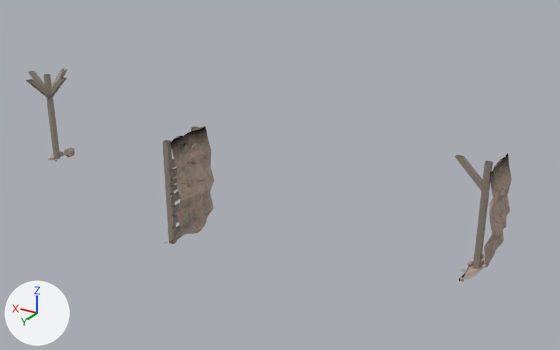
One commit to the Blender file mould-men/Assets/Cave Tileset/cave_minewalls.blend: the scene before it, then after it.
Both versions are drawn from a 50 mm lens placed at (-5.8, 23.1, 13.4), pointed at (8.0, 0.2, 1.9). Arrows for +X, +Y and +Z are at lower left; the lights stay in place. The picture after the commit comes second.

The older version as bpy lines, for what is in view:
```python
me_plane = bpy.data.meshes.new('Plane')
me_plane.from_pydata(...)  # 378 vertices, 560 faces; spans x -1.0..1.0, y -0.72..0.5, z 0.0..4.1
# faces by material slot: [510, 50]
me_plane.materials.append(mat_cavefade)  # picture img_cave_fade_jpg
me_plane.materials.append(mat_wood)  # grey #92887b
me_plane_009 = bpy.data.meshes.new('Plane.009')
me_plane_009.from_pydata(...)  # 385 vertices, 642 faces; spans x -1.0..1.0, y -1.42..0.41, z -0.23..4.13
# faces by material slot: [512, 120, 10]
me_plane_009.materials.append(mat_cavefade)  # picture img_cave_fade_jpg
me_plane_009.materials.append(mat_cave)  # picture img_461223183_jpg_001
me_plane_009.materials.append(mat_wood)  # grey #92887b
me_plane_017 = bpy.data.meshes.new('Plane.017')
me_plane_017.from_pydata(...)  # 112 vertices, 145 faces; spans x -1.12..1.12, y -1.12..1.12, z -0.04..3.98
# faces by material slot: [120, 25]
me_plane_017.materials.append(mat_cave)  # picture img_461223183_jpg_001
me_plane_017.materials.append(mat_wood)  # grey #92887b
ob_basewall_002 = bpy.data.objects.new('basewall.002', me_plane_017)
ob_basewall_002.location = (20.0, 0.0, 0.0)
ob_basewall_002.rotation_euler = (0.0, 0.0, 1.571)  # degrees (0, 0, 90)
_m = ob_basewall_002.modifiers.new('EdgeSplit', 'EDGE_SPLIT')
ob_wallstud = bpy.data.objects.new('wallstud', me_plane_009)
ob_wallstud.location = (0.0, 0.0, 0.0)
ob_wallstud.rotation_euler = (0.0, 0.0, 1.571)  # degrees (0, 0, 90)
_m = ob_wallstud.modifiers.new('EdgeSplit', 'EDGE_SPLIT')
ob_wallwood = bpy.data.objects.new('wallwood', me_plane)
ob_wallwood.location = (10.0, 3.0, 0.0)
ob_wallwood.rotation_euler = (0.0, 0.0, 1.571)  # degrees (0, 0, 90)
_m = ob_wallwood.modifiers.new('EdgeSplit', 'EDGE_SPLIT')
```
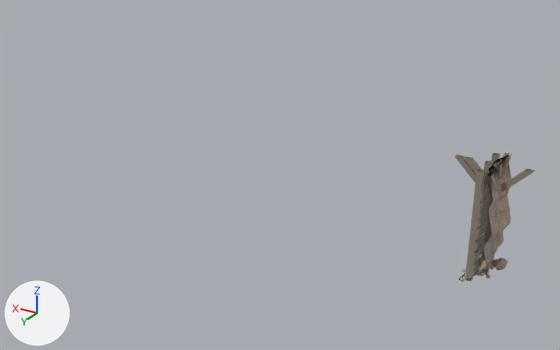
Where the newer file only moved an object's origin or applied its transform, the numbers keep the older frame.

Patch to the scene script:
```diff
--- a/mould-men/Assets/Cave Tileset/cave_minewalls.blend.py
+++ b/mould-men/Assets/Cave Tileset/cave_minewalls.blend.py
@@ me_plane @@
 # used by ob_wallwood; location = (10.0, 3.0, 0.0); rotation_euler = (0.0, 0.0, 1.571), in degrees (0, 0, 90)
-me_plane.from_pydata(...)  # 378 vertices, 560 faces; spans x -1.0..1.0, y -0.72..0.5, z 0.0..4.1
+me_plane.from_pydata(...)  # 378 vertices, 560 faces; spans x -4.0..-2.0, y 9.28..10.5, z 0.0..4.1
+# me_plane part 1: the whole mesh is moved by (-3.0, 10.0, 0.0)
 me_plane.materials.append(mat_cavefade)
@@ me_plane_017_1 @@
+me_plane_017_1.from_pydata(...)  # 112 vertices, 145 faces; spans x -1.12..1.12, y -1.12..1.12, z -0.04..3.98
+# faces by material slot: [120, 25]
+me_plane_017_1.materials.append(mat_cave)  # picture img_461223183_jpg_001
+me_plane_017_1.materials.append(mat_wood)  # grey #92887b
@@ ob_basewall_002 @@
-ob_basewall_002 = bpy.data.objects.new('basewall.002', me_plane_017)
-ob_basewall_002.location = (20.0, 0.0, 0.0)
-ob_basewall_002.rotation_euler = (0.0, 0.0, 1.571)  # degrees (0, 0, 90)
-_m = ob_basewall_002.modifiers.new('EdgeSplit', 'EDGE_SPLIT')
@@ ob_basewall @@
+ob_basewall = bpy.data.objects.new('basewall', me_plane_017_1)
+ob_basewall.location = (0.0, 0.0, 0.0)
+_m = ob_basewall.modifiers.new('EdgeSplit', 'EDGE_SPLIT')
```

Location of each change, [x1, y1, x2, y2] in pixels of the pictures (560 x 350 px):
'wallwood', moved: before [163, 126, 214, 244]; after [459, 153, 511, 281]
'basewall.002', deleted: before [26, 69, 75, 162]
    faces in mat_wood (grey #92887b): [26, 69, 67, 160]
    faces in mat_cave (picture img_461223183_jpg_001): [48, 148, 75, 162]
'basewall', added: after [464, 153, 535, 278]
    faces in mat_wood (grey #92887b): [464, 153, 535, 275]
    faces in mat_cave (picture img_461223183_jpg_001): [477, 258, 508, 278]
'wallstud', unchanged, covered by the edit: before [455, 153, 512, 281]; after [455, 155, 511, 281]
